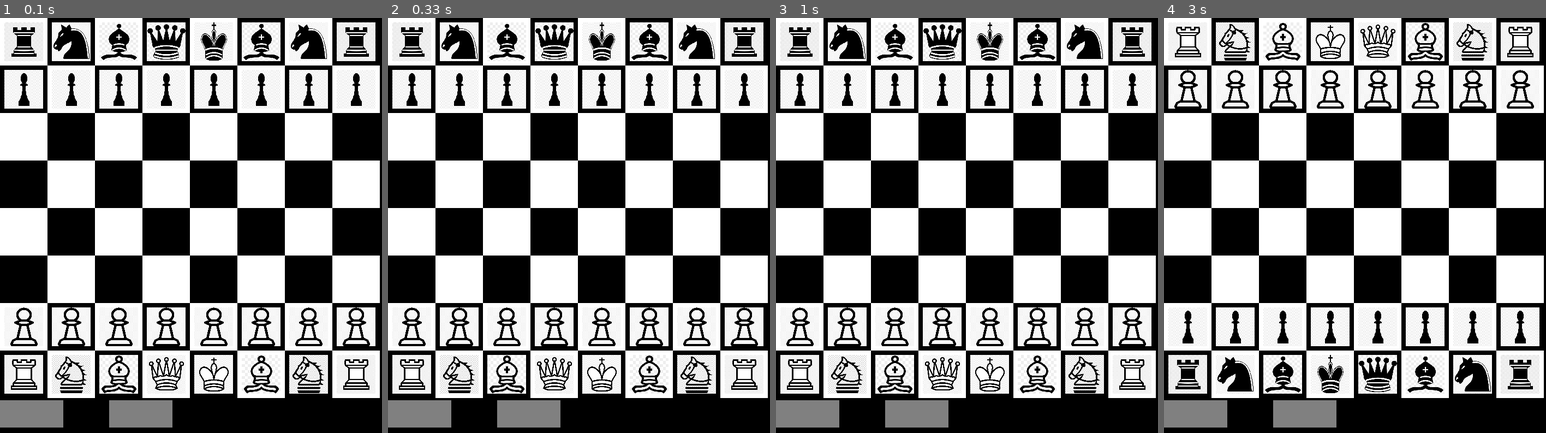
Above: before the commit, frames 1-4 (left to right).
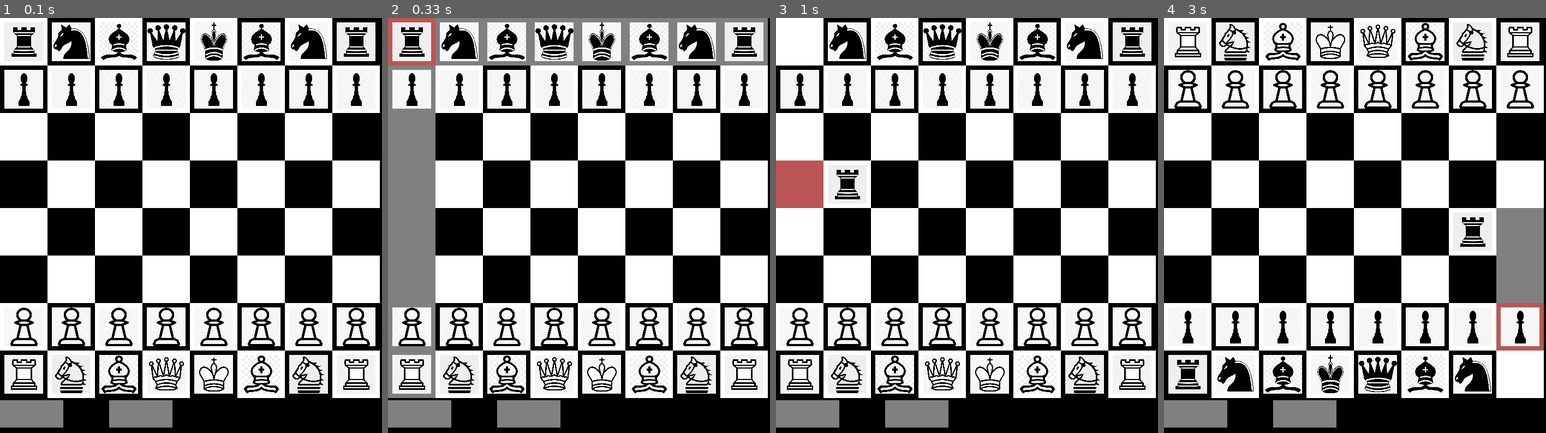
Above: after the commit, the same moments.

Repository: Nicholas-Baldassini/Baldo_Engine
Game: pygame game, started from pygameMain.py
The game is run twice, just before and just after one commit, with the same random seed, the same clock (stepped at 60 frames per second) and the same inputs.
Inputs (mouse positions are in pixels of both pictures, inside the frame that each line leads up to):
- Up to frame 1 (0.1 s): no input
- Up to frame 2 (0.33 s): no input
- Up to frame 3 (1 s): press the mouse at (1085, 229) at 0.37 s; move the mouse to (967, 196) at 0.47 s; release the mouse at (848, 163) at 0.6 s; press the mouse at (798, 229) at 0.7 s; move the mouse to (818, 179) at 0.8 s; release the mouse at (837, 125) at 0.93 s
- Up to frame 4 (3 s): click (1194, 412) at 1.2 s; click (1301, 138) at 1.63 s; press the mouse at (1473, 229) at 1.97 s; move the mouse to (1358, 262) at 2.07 s; release the mouse at (1248, 291) at 2.2 s; click (1496, 308) at 2.5 s; press the mouse at (1519, 325) at 2.8 s; move the mouse to (1427, 196) at 2.9 s

Frame 1 is identical in both runs. In frame 2, 11% of the frame differs, in the area x 0-100%, y 0-92%; in frame 3, 2.6%; in frame 4, 4.5%.

Commit message:
Can now move pieces very porrly, every piece now has set squares called vision it can move too according to the rules. Fixed bunch of small other things as well, who is actually going to read this?

Diff:
--- a/board.py
+++ b/board.py
@@ -22,9 +22,11 @@
     len(squares[i]) == 8
     """
     squares: [['Square']]  # Private
+    flipped: bool
 
     def __init__(self):
         self.squares = self.init_square_list()
+        self.flipped = False  # False is white on bottom
 
     def add_square(self, sq_obj: 'Square') -> None:
         rr = sett.rows[::-1]  # Reversed rows, used for indexing
@@ -78,7 +80,6 @@
                 the_chosen_ones.append(peece)
         return the_chosen_ones
 
-
     def flip_board(self) -> None:
         """
         Internally flip the board, white is on top, black on bottom
@@ -86,15 +87,25 @@
         for row in range(len(self.squares)):
             self.squares[row] = self.squares[row][::-1]
         self.squares = self.squares[::-1]
+        self.flipped = not self.flipped  # Toggle flipped status
 
     def get_square(self, file: str, row: str) -> 'Square':
         """
         Retrieve a specific square given code
         Return square object
         """
-        rr = sett.rows[::-1]
+        if not isinstance(file, str) or not isinstance(row, str):
+            print("File or Row is not a str")
+            raise Exception
+        if self.flipped:
+            rr = sett.rows
+            rf = sett.files[::-1]
+        else:
+            rr = sett.rows[::-1]  # Must reverse list because square list is
+                                  # read top, row 8 to bottom, ro 1
+            rf = sett.files
         row = rr.index(row)
-        sq = self.squares[row][sett.files.index(file)]
+        sq = self.squares[row][rf.index(file)]
         return sq
 
     def get_piece(self, file, row):
--- a/game.py
+++ b/game.py
@@ -76,10 +76,18 @@
                       sett.rows[6], sett.piece_types[5], sett.teams[1])
         master_board.place_piece(pawn)
 
+    for peece in master_board.get_colour_pieces_on_board('white'):
+        peece.create_vision(master_board)
+    for peece in master_board.get_colour_pieces_on_board('black'):
+        peece.create_vision(master_board)
+
+
 
 def can_piece_move(piece: 'Piece object', to_row: str, to_file: str) -> bool:
     """
     Given a piece and a destination, return True if piece can move there
+    Check vision of a piece then if anything is blocking it
+    Maybe put it in piece class
     """
     pass
 
@@ -104,6 +112,8 @@
 
     global turn_number
 
+    if piece is None:
+        return None
     # Remove current piece from wherever it is on board
     worked = master_board.remove_piece(piece)
     if not worked:
@@ -112,7 +122,8 @@
         raise Exception
 
     # Change piece object attributes
-    piece.move_piece(to_row, to_file)
+    piece.move_piece_object(to_row, to_file, master_board)
+    piece.create_vision(master_board)
 
     # Move piece to new spot on board
     master_board.place_piece(piece)
--- a/pieces.py
+++ b/pieces.py
@@ -1,5 +1,5 @@
 import board
-
+import settings as sett
 
 class Piece:
     """
@@ -11,7 +11,8 @@
     code: str
     captured: bool
     team: str
-    vision: [board.Square]
+    vision: ['board.Square']
+    # rules: {''}
 
     def __init__(self, file: str, row: str, type_: str, team: str):
         self.file = file
@@ -22,31 +23,31 @@
         self.team = team
         self.vision = []
 
+
     def legal_moves(self):
         raise NotImplementedError
 
-    def move_rules(self):
+    def create_vision(self, board_: 'board.Board'):
+        """
+        Create list of squares that this piece could move too, no obstructions
+        """
         raise NotImplementedError
 
-    def create_vision(self):
-        """
-        Create list of squares that this piece could move too, no obstructions
-        """
-        raise NotImplementedError
-
     def get_vision(self):
         """
         Return vision of piece
         """
         return self.vision
 
-    def move_piece(self, to_row: str, to_file: str):
+    def move_piece_object(self, to_row: str, to_file: str,
+                          board_: 'board.Board'):
         """
         Changes file and row position in object
         DOES NOT MOVE PIECE IN BOARD OBJECT JUST OBJECT VARIABLES
         """
         self.row = to_row
         self.file = to_file
+        self.vision = self.create_vision(board_)
 
     def capture(self):
         """
@@ -56,55 +57,289 @@
 
 
 class Pawn(Piece):
+    first_move: bool  # True if first move has been made
+
+    def __init__(self, file: str, row: str, type_: str, team: str):
+        Piece.__init__(self, file, row, type_, team)
+        self.first_move = False
+
+    def make_first_move(self):
+        """
+        This pawn made their first move, change attribute boolean
+        """
+        self.first_move = True
+
+    def create_vision(self, board_: 'board.Board') -> None:
+        self.vision = []
+        if self.first_move:
+            if self.team == sett.teams[0]:  # White team
+                one_row_above = str(sett.rows.index(self.row) + 1 + 1)
+            else:  # Black team
+                print(True, 1)
+                one_row_above = str(sett.rows.index(self.row) + 1 - 1)
+
+            if int(one_row_above) >= 8:
+                self.promote()
+            else:
+                self.vision.append(board_.get_square(self.file,
+                                                     one_row_above))
+        else:  # Can move two squares on first move if desired
+            if self.team == sett.teams[0]:
+                one_row_above = str(sett.rows.index(self.row) + 1 + 1)
+                two_row_above = str(int(one_row_above) + 1)
+            else:
+                one_row_above = str(sett.rows.index(self.row) + 1 - 1)
+                two_row_above = str(int(one_row_above) - 1)
+
+            self.vision.append(board_.get_square(self.file, one_row_above))
+            self.vision.append(board_.get_square(self.file, two_row_above))
+
+
+    def promote(self):
+        pass
+
+    def legal_moves(self):
+        """
+        Given vision, where can the piece actually move
+        """
+        pass
+
+
+class Rook(Piece):
+    def create_vision(self, board_: 'board.Board'):
+        """
+        Create vision for the rook piece
+        """
+        self.vision = []
+        r = self.row
+        f = self.file
+        current_square = board_.get_square(f, r)
+
+        # Lateral, all squares in its lateral direction minus its self
+        for i in range(8):
+            self.vision.append(board_.get_square(sett.files[i], r))
+        # All vertical squares in file
+        for i in range(8):
+            self.vision.append(board_.get_square(f, sett.rows[i]))
+
+        # Two copies of current square are added, once lateral once vertical
+        self.vision.remove(current_square)
+        self.vision.remove(current_square)
+
 
     def legal_moves(self):
         pass
 
-    def move_rules(self):
-        pass
-    pass
-
-
-class Rook(Piece):
+
+
+class Knight(Piece):
+    def create_vision(self, board_: 'board.Board'):
+        self.vision = []
+        r = sett.rows.index(self.row)
+        f = sett.files.index(self.file)
+
+        horse_codes = [[f + 1, r + 2],
+                       [f - 1, r + 2],
+                       [f + 1, r - 2],
+                       [f - 1, r - 2],
+                       [f + 2, r + 1],
+                       [f + 2, r - 1],
+                       [f - 2, r + 1],
+                       [f - 2, r - 1]]
+
+        for code in horse_codes:
+            if 0 <= code[0] < 8 and 0 <= code[1] < 8:
+                self.vision.append(board_.get_square(sett.files[code[0]],
+                                                     sett.rows[code[1]]))
+
+        # try:
+        #     # Squares above
+        #     self.vision.append(board_.get_square(sett.files[r + 1],
+        #                                          sett.rows[r + 2]))
+        # try:
+        #     self.vision.append(board_.get_square(sett.files[r - 1],
+        #                                          sett.rows[r + 2]))
+        # try:
+        #     # Squares below
+        #     self.vision.append(board_.get_square(sett.files[r + 1],
+        #                                          sett.rows[r - 2]))
+        # try:
+        #     self.vision.append(board_.get_square(sett.files[r - 1],
+        #                                          sett.rows[r - 2]))
+        # try:
+        #     # Squares right
+        #     self.vision.append(board_.get_square(sett.files[r + 2],
+        #                                          sett.rows[r + 1]))
+        # try:
+        #     self.vision.append(board_.get_square(sett.files[r + 2],
+        #                                          sett.rows[r - 2]))
+        # try:
+        #     # Squares left
+        #     self.vision.append(board_.get_square(sett.files[r - 2],
+        #                                          sett.rows[r + 1]))
+        # try:
+        #     self.vision.append(board_.get_square(sett.files[r - 2],
+        #                                          sett.rows[r - 1]))
+
+
+
+
+
+
+class Bishop(Piece):
+
+    def create_vision(self, board_: 'board.Board'):
+        self.vision = []
+        r = sett.rows.index(self.row)
+        f = sett.files.index(self.file)
+
+        lateral_inc = f
+        vertical_inc = r
+
+        # Up and to the right diagonals
+        while 0 <= lateral_inc < 8 and 0<= vertical_inc < 8:
+            self.vision.append(board_.get_square(sett.files[lateral_inc],
+                                                 sett.rows[vertical_inc]))
+            lateral_inc += 1
+            vertical_inc += 1
+        lateral_inc = f
+        vertical_inc = r
+
+        # Up and to the left diagonals
+        while 0 <= lateral_inc < 8 and 0 <= vertical_inc < 8:
+            self.vision.append(board_.get_square(sett.files[lateral_inc],
+                                                 sett.rows[vertical_inc]))
+            lateral_inc -= 1
+            vertical_inc += 1
+        lateral_inc = f
+        vertical_inc = r
+
+        # Down and to the right
+        while 0 <= lateral_inc < 8 and 0 <= vertical_inc < 8:
+            self.vision.append(board_.get_square(sett.files[lateral_inc],
+                                                 sett.rows[vertical_inc]))
+            lateral_inc += 1
+            vertical_inc -= 1
+        lateral_inc = f
+        vertical_inc = r
+
+        # Down and to the left
+        while 0 <= lateral_inc < 8 and 0 <= vertical_inc < 8:
+            self.vision.append(board_.get_square(sett.files[lateral_inc],
+                                                 sett.rows[vertical_inc]))
+            lateral_inc -= 1
+            vertical_inc -= 1
+        lateral_inc = f
+        vertical_inc = r
+
+
+class King(Piece):
+
+    def create_vision(self, board_: 'board.Board'):
+        self.vision = []
+        r = sett.rows.index(self.row)
+        f = sett.files.index(self.file)
+
+        # Add top square
+        if r != 7:
+            # Add top left
+            if f != 0:
+                self.vision.append(board_.get_square(sett.files[f - 1],
+                                                     sett.rows[r + 1]))
+            # Add top right
+            if f != 7:
+                self.vision.append(board_.get_square(sett.files[f + 1],
+                                                     sett.rows[r + 1]))
+
+            self.vision.append(board_.get_square(sett.files[f],
+                                                 sett.rows[r + 1]))
+        # Add bottom square
+        if r != 0:
+            # Add bottom left square
+            if f != 0:
+                self.vision.append(board_.get_square(sett.files[f - 1],
+                                                    sett.rows[r - 1]))
+            # Add bottom right square
+            if f != 7:
+                self.vision.append(board_.get_square(sett.files[f + 1],
+                                                     sett.rows[r - 1]))
+            self.vision.append(board_.get_square(sett.files[f],
+                                                 sett.rows[r - 1]))
+
+        # Add left square
+        if f != 0:
+            self.vision.append(board_.get_square(sett.files[f - 1],
+                                                 sett.rows[r]))
+        # Add right square
+        if f != 7:
+            self.vision.append(board_.get_square(sett.files[f + 1],
+                                                 sett.rows[r]))
+
+
+class Queen(Piece):
+
+    def create_vision(self, board_: 'board.Board'):
+        self.vision = []
+        r = self.row
+        f = self.file
+        current_square = board_.get_square(f, r)
+
+        # Lateral, all squares in its lateral direction minus its self
+        for i in range(8):
+            self.vision.append(board_.get_square(sett.files[i], r))
+        # All vertical squares in file
+        for i in range(8):
+            self.vision.append(board_.get_square(f, sett.rows[i]))
+
+        # Two copies of current square are added, once lateral once vertical
+        self.vision.remove(current_square)
+        self.vision.remove(current_square)
+
+        # Lateral and vertical squares all added
+        # -------------------------------------
+
+        r = sett.rows.index(self.row)
+        f = sett.files.index(self.file)
+
+        lateral_inc = f
+        vertical_inc = r
+
+        # Up and to the right diagonals
+        while 0 <= lateral_inc < 8 and 0<= vertical_inc < 8:
+            self.vision.append(board_.get_square(sett.files[lateral_inc],
+                                                 sett.rows[vertical_inc]))
+            lateral_inc += 1
+            vertical_inc += 1
+        lateral_inc = f
+        vertical_inc = r
+
+        # Up and to the left diagonals
+        while 0 <= lateral_inc < 8 and 0 <= vertical_inc < 8:
+            self.vision.append(board_.get_square(sett.files[lateral_inc],
+                                                 sett.rows[vertical_inc]))
+            lateral_inc -= 1
+            vertical_inc += 1
+        lateral_inc = f
+        vertical_inc = r
+
+        # Down and to the right
+        while 0 <= lateral_inc < 8 and 0 <= vertical_inc < 8:
+            self.vision.append(board_.get_square(sett.files[lateral_inc],
+                                                 sett.rows[vertical_inc]))
+            lateral_inc += 1
+            vertical_inc -= 1
+        lateral_inc = f
+        vertical_inc = r
+
+        # Down and to the left
+        while 0 <= lateral_inc < 8 and 0 <= vertical_inc < 8:
+            self.vision.append(board_.get_square(sett.files[lateral_inc],
+                                                 sett.rows[vertical_inc]))
+            lateral_inc -= 1
+            vertical_inc -= 1
+        lateral_inc = f
+        vertical_inc = r
+
+
     def legal_moves(self):
         pass
-
-    def move_rules(self):
-
-        pass
-
-
-class Knight(Piece):
-    def legal_moves(self):
-        pass
-
-    def move_rules(self):
-        pass
-    pass
-
-
-class Bishop(Piece):
-    def legal_moves(self):
-        pass
-
-    def move_rules(self):
-        pass
-    pass
-
-
-class King(Piece):
-    def legal_moves(self):
-        pass
-
-    def move_rules(self):
-        pass
-    pass
-
-
-class Queen(Piece):
-    def legal_moves(self):
-        pass
-
-    def move_rules(self):
-        pass
-    pass
--- a/pygameMain.py
+++ b/pygameMain.py
@@ -2,9 +2,12 @@
 import settings as sett
 import game
 import pieces
+import board
 import graphics_process as gp
 import moveStringProcessing as MP
 
+pygame_board = {}
+select_mode = [False, None]
 
 def master_game():
     screen = pygame.display.set_mode(sett.size)
@@ -12,6 +15,7 @@
     pygame.display.set_caption("BaldCorpium")
 
     global pygame_board
+    global select_mode
     pygame_board = {}
     skip = 0
     draw_squares(screen)
@@ -28,35 +32,35 @@
 
         draw_pieces(screen)
         detect_mouse_additional(screen)
-        move_piece()
-
+        sq_ = hovered_square()
+        check_hovered(sq_)
 
         pygame.display.update()
         pygame.time.delay(sett.FPS)
         for event in pygame.event.get():
             if event.type == pygame.QUIT:
                 running = False
+            if event.type == pygame.MOUSEBUTTONDOWN:
+                select_mode[0] = not select_mode[0]
+                select_possible_piece(sq_, select_mode)
 
 
-
-def move_piece():
-    flip = False
-    pos = pygame.mouse.get_pos()
-    posx = pos[0]
-    posy = pos[1]
-    fu = sett.move_piece_button
-    move = ''
-
-    # Check for button flip event
-    # Add any other additional buttons or interactions we want
-
-    if fu['x'] <= posx <= fu['x'] + fu['width'] and \
-            fu['y'] <= posy <= fu['y'] + fu['height']:
-        if pygame.mouse.get_pressed(3)[0]:
-            move = input('Where do you want to move: ')
-    if move:
-        MP.make_move(move)
-
+def select_possible_piece(square: board.Square,
+                          select_mode_: [bool, pieces.Piece]):
+    if select_mode_[0]:
+        if square and square.holding:
+            select_mode_[1] = square.holding
+        else:
+            select_mode_[1] = None
+    else:
+        if square and square.holding:
+            # Clicked same piece again, should unselect it
+            if square.holding == select_mode_[1]:
+                select_mode_[1] = None
+        else:
+            if square:
+                print(square.row, square.file)
+                game.move_piece(select_mode_[1], square.row, square.file)
 
 
 def draw_squares(screen: 'pygame screen') -> None:
@@ -115,23 +119,35 @@
                                                 mp.get('height')))
 
 
+def check_hovered(square: 'board.Square') -> None:
+    visioned = []
+    if square:
+        if square.holding:
+            # CREATE VISION ALREADY THIS IS FOR TESTING # done :)
+            visioned.extend(square.holding.vision)
+    for sq in pygame_board:
+        if sq in visioned:
+            sq.change_colour('gray')
+        elif sq.cur_colour is not sq.default_colour:
+            if sq.cur_colour != 'hovered':
+                sq.change_colour(sq.default_colour)
 
 
-# def hovered_square() -> 'Square object':
-#     pos = pygame.mouse.get_pos()
-#     posx = pos[0]
-#     posy = pos[1]
-#
-#     soi = None
-#     for sq in pygame_board:
-#         if pygame_board[sq]['x'] <= posx <= pygame_board[sq]['width'] and \
-#                 pygame_board[sq]['y'] <= posy <= pygame_board[sq]['height']:
-#             sq.change_colour('hovered')
-#             soi = sq
-#         else:
-#             if sq.cur_colour is not sq.default_colour:
-#                 sq.change_colour(sq.default_colour)
-#     return soi
+def hovered_square() -> 'board.Square':
+    pos = pygame.mouse.get_pos()
+    posx = pos[0]
+    posy = pos[1]
+
+    soi = None
+    for sq in pygame_board:
+        if pygame_board[sq]['x'] <= posx <= pygame_board[sq]['width'] and \
+                pygame_board[sq]['y'] <= posy <= pygame_board[sq]['height']:
+            sq.change_colour('hovered')
+            soi = sq
+        else:
+            if sq.cur_colour is not sq.default_colour:
+                sq.change_colour(sq.default_colour)
+    return soi
 
 
 def detect_mouse_additional(screen) -> None:
